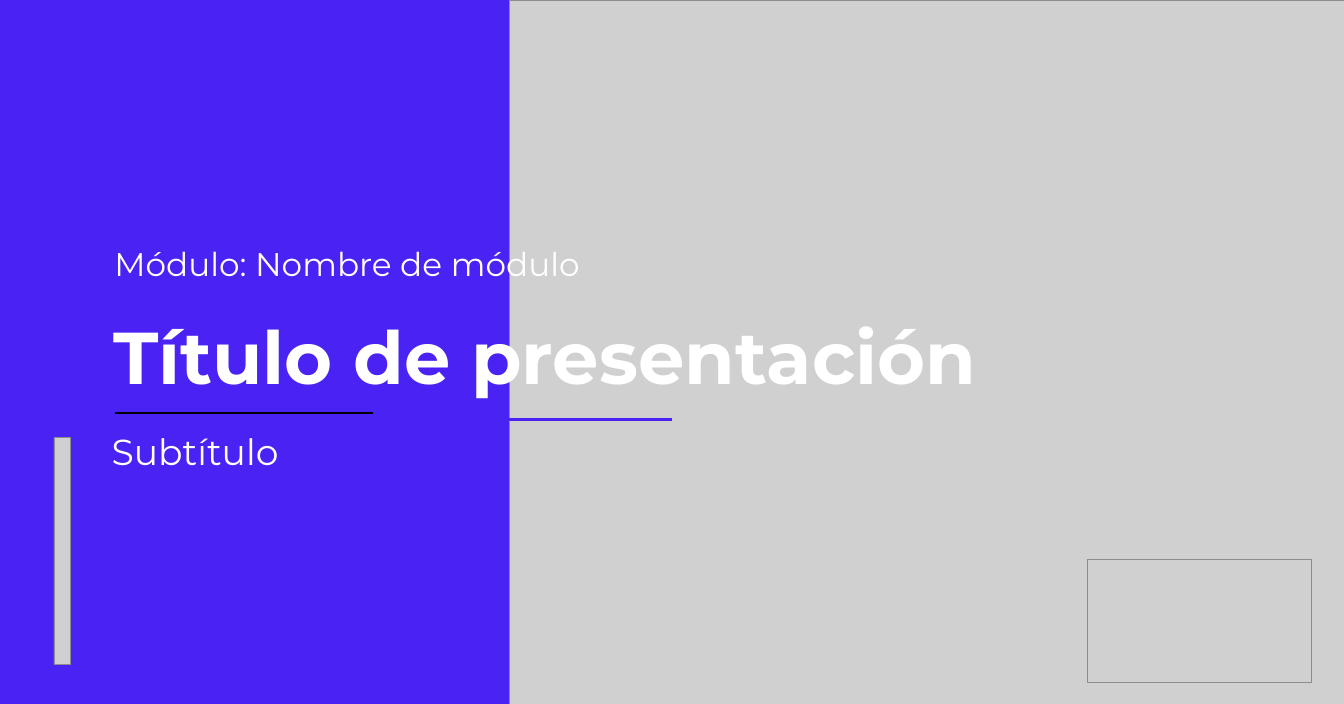
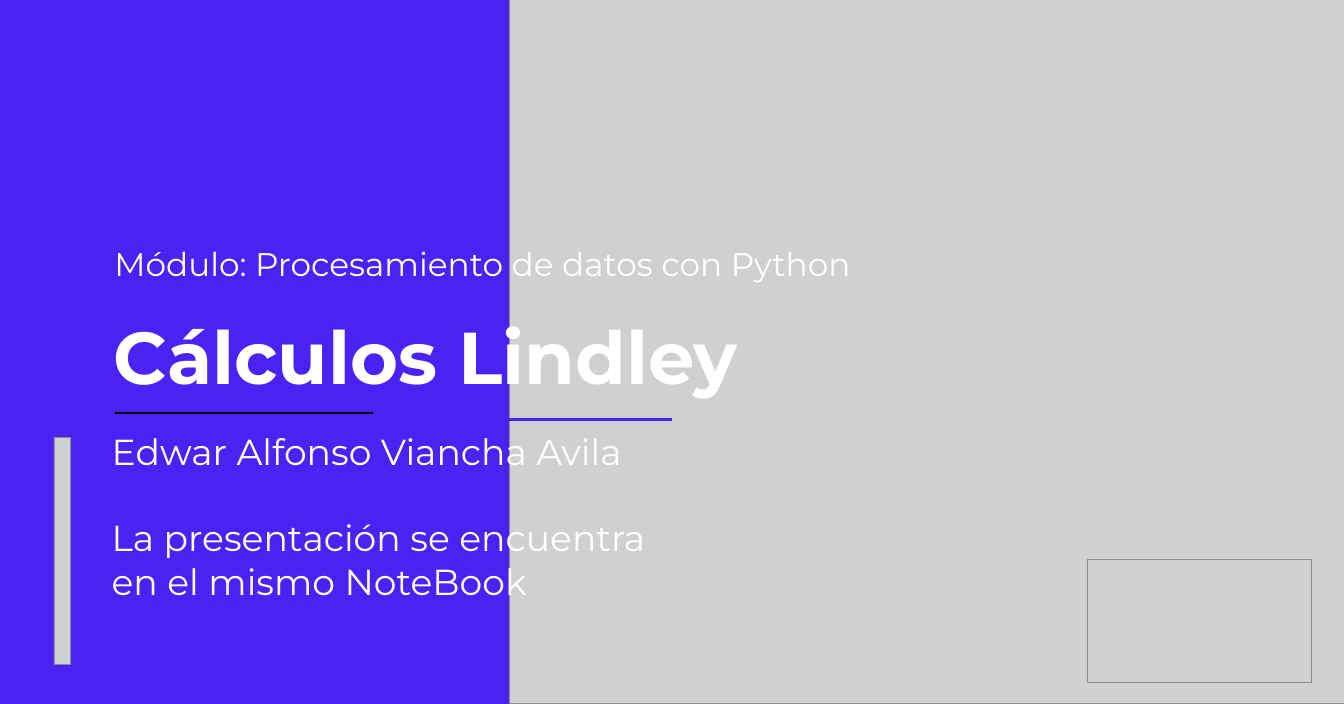
Before and after one commit to ralvila/BEDU, a slide deck: slide 1 of Python/Módulo 2/PresentacionProyectoFinal.pptx (slide 2 before the commit). Drawn at 1344x704 pixels with LibreOffice and Linux fonts; fonts in the diff are those of the drawing; grey boxes stand for pictures. Boxes give left, top, right and bottom in pixels: in the first picture for what was removed or moved away, otherwise in the second. Text is boxed around its words. In the diff, an @@ line names an element or a change of style, - is before the commit and + after.

```diff
--- a/Python/Módulo 2/PresentacionProyectoFinal.pptx
+++ b/Python/Módulo 2/PresentacionProyectoFinal.pptx
@@ text at box(114, 251, 851, 282): text changed @@
-Módulo: Nombre de módulo
+Módulo: Procesamiento de datos con Python
@@ text at box(114, 313, 738, 401): text changed @@
-Título de presentación
+Cálculos Lindley
@@ text at box(112, 430, 645, 604): text changed @@
-Subtítulo
+Edwar Alfonso Viancha Avila
+La presentación se encuentra en el mismo NoteBook
```
Also in this commit, not shown: 20 slides removed.
